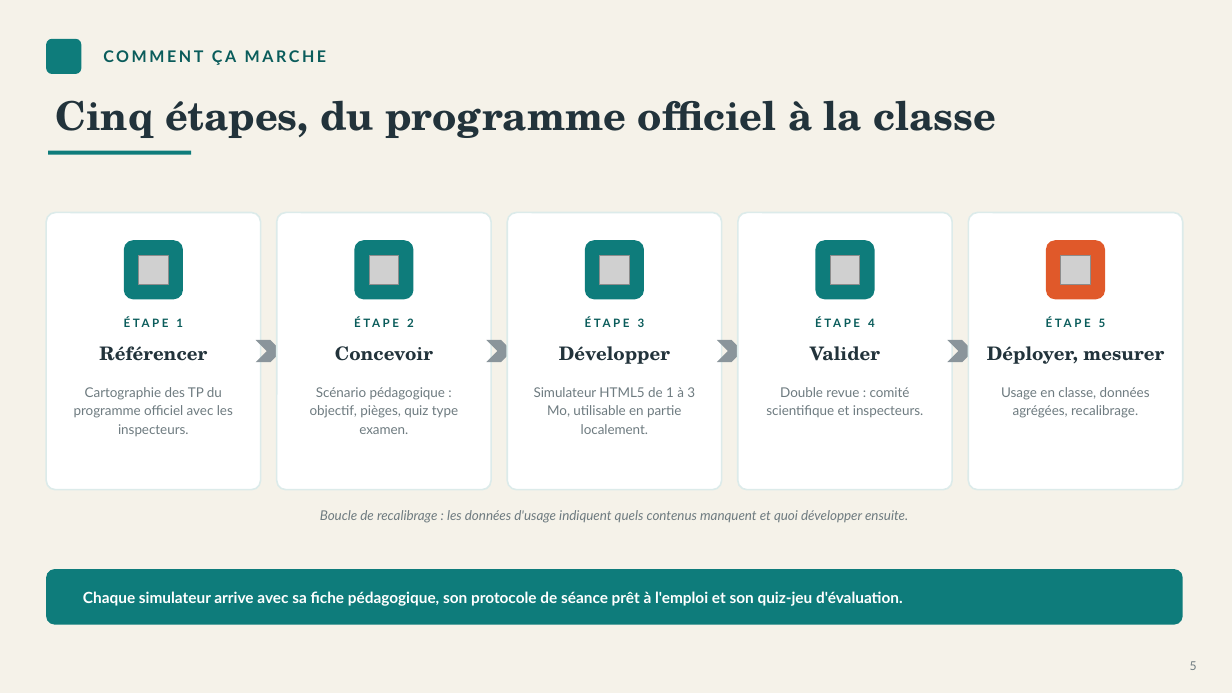
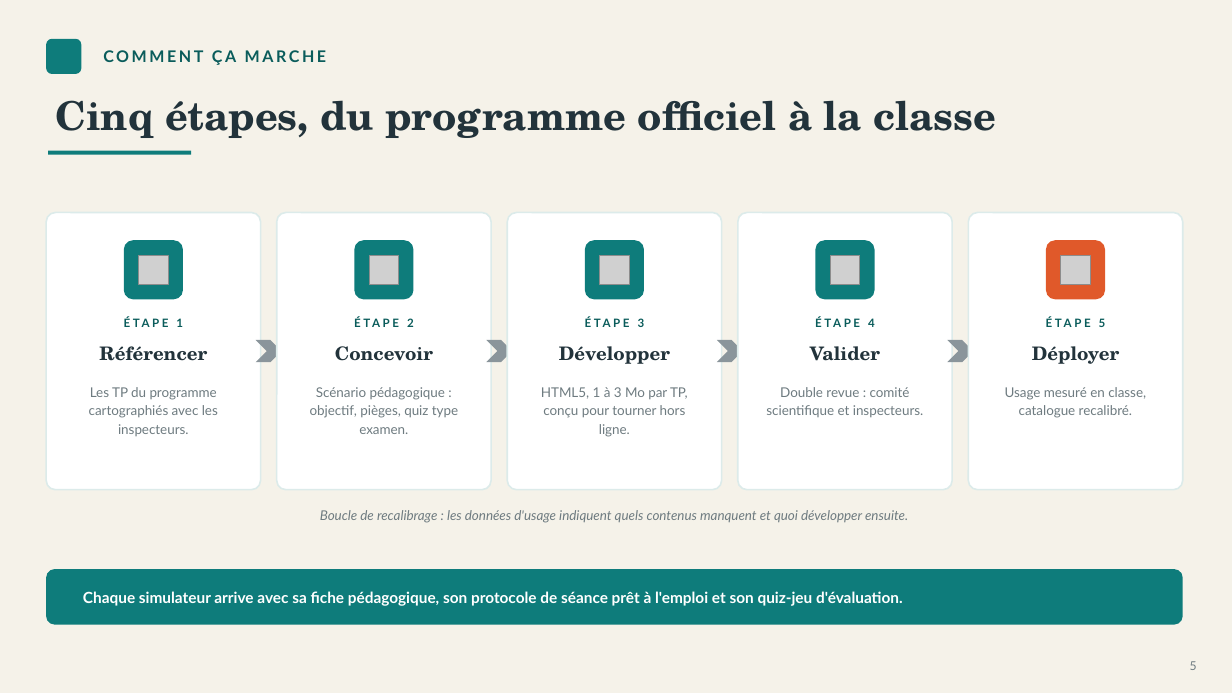
Before and after one commit to djabelo712/Saver, a slide deck: slide 5 of VirtuLab_Togo_Presentation_Dr_Pagdame_Tiebekabe.pptx. Drawn at 1232x693 pixels with LibreOffice and Linux fonts; fonts in the diff are those of the drawing; grey boxes stand for pictures; background and template pictures are left out. Boxes give left, top, right and bottom in pixels: in the first picture for what was removed or moved away, otherwise in the second. Text is boxed around its words. In the diff, an @@ line names an element or a change of style, - is before the commit and + after.

```diff
--- a/VirtuLab_Togo_Presentation_Dr_Pagdame_Tiebekabe.pptx
+++ b/VirtuLab_Togo_Presentation_Dr_Pagdame_Tiebekabe.pptx
@@ text at (x1=1032, y1=346, x2=1119, y2=364): text changed @@
-Déployer, mesurer
+Déployer
@@ text at (x1=89, y1=387, x2=218, y2=436): text changed @@
-Cartographie des TP du programme officiel avec les inspecteurs.
+Les TP du programme cartographiés avec les inspecteurs.
@@ text at (x1=541, y1=387, x2=688, y2=437): text changed @@
-Simulateur HTML5 de 1 à 3 Mo, utilisable en partie localement.
+HTML5, 1 à 3 Mo par TP, conçu pour tourner hors ligne.
@@ text at (x1=1005, y1=387, x2=1146, y2=418): text changed @@
-Usage en classe, données agrégées, recalibrage.
+Usage mesuré en classe, catalogue recalibré.
```
Also in this commit, not shown: 7 other slides changed, 1 slide added, 1 slide removed, 3 other files.
